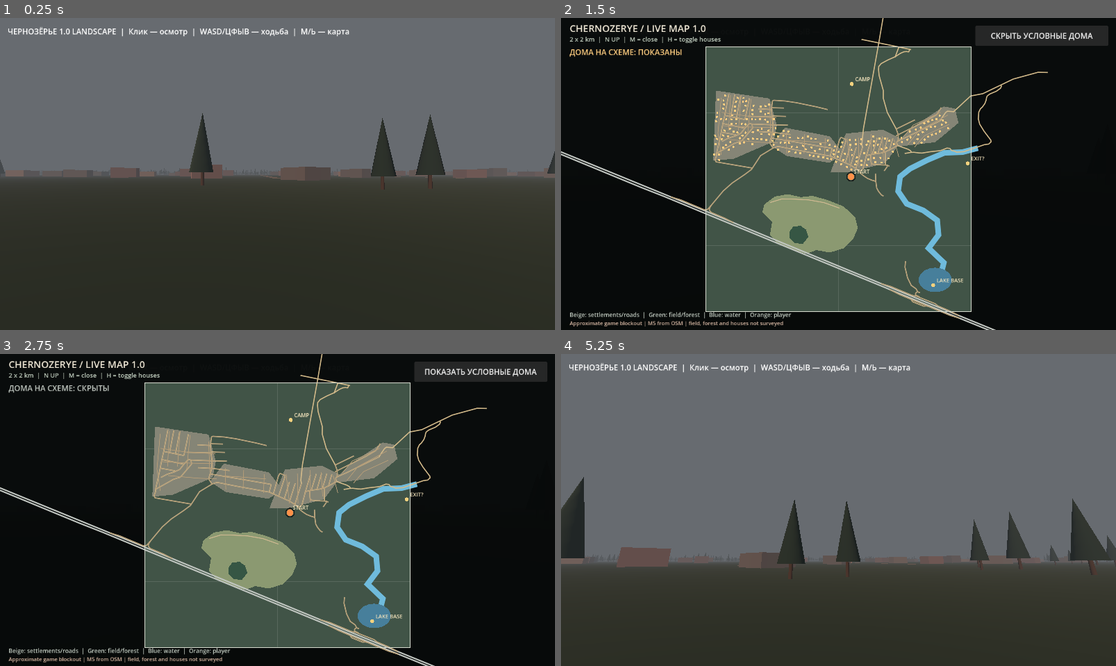
Above: before the commit, frames 1-4 (two rows, left to right).
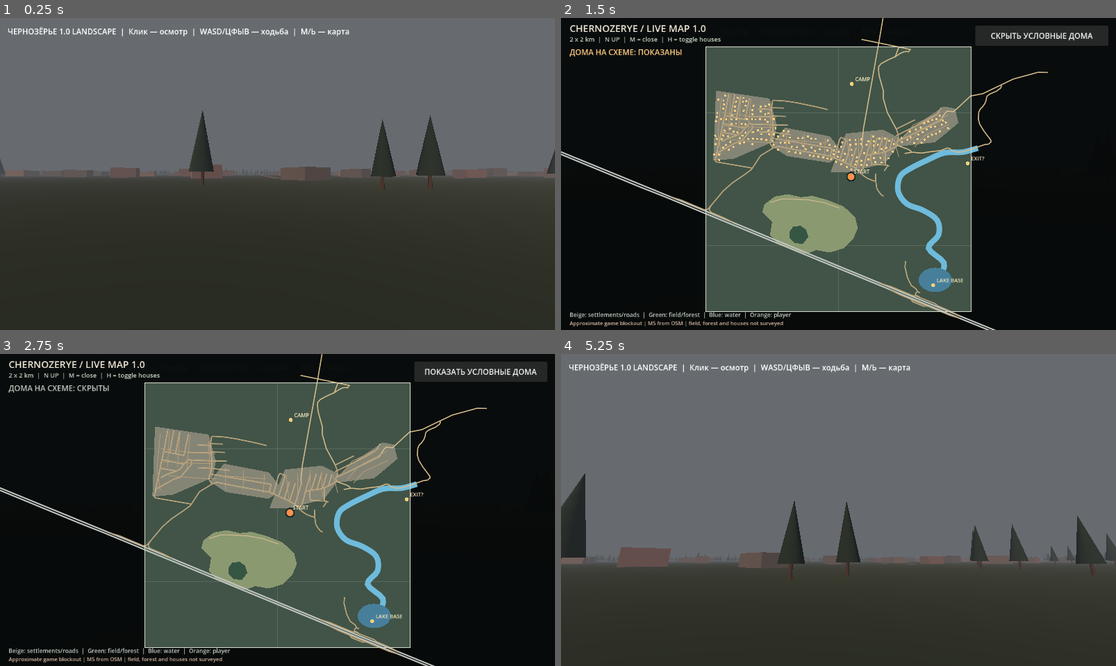
Above: after the commit, the same moments.

Repository: blacklambcult/chernozerye
Game: Godot game, scene res://main.tscn
The game is run twice, just before and just after one commit, with the same random seed, the same clock (stepped at 60 frames per second) and the same inputs.
Inputs (mouse positions are in pixels of both pictures, inside the frame that each line leads up to):
- Up to frame 1 (0.25 s): no input
- Up to frame 2 (1.5 s): tap Enter at 0.5 s; move the mouse to (960, 158) at 0.52 s; hold D 0.53-1.25 s; tap M at 0.6 s; click (960, 158) at 0.67 s; tap Space at 0.77 s; click "ПОКАЗАТЬ УСЛОВНЫЕ ДОМА" at 1.25 s
- Up to frame 3 (2.75 s): click "СКРЫТЬ УСЛОВНЫЕ ДОМА" at 2 s
- Up to frame 4 (5.25 s): tap Space at 2.75, 3.02, 4.25, 4.52 s; move the mouse to (727, 525) at 2.77 s; hold S 2.78-3.53 s; tap Shift at 2.85 s; tap Enter at 3.5 s; move the mouse to (894, 441) at 3.52 s; hold D 3.53-4.28 s; tap H at 3.6 s; move the mouse to (810, 572) at 4.27 s; hold W from 4.28 s (still down); tap M at 4.35 s; click (810, 572) at 4.42 s; move the mouse to (877, 513) at 5.02 s; hold Shift from 5.03 s (still down)

The runs differ from the first frame. In frame 1, 0.1% of the frame differs, in the area x 0-100%, y 29-54%; in frame 2, 0.2%; in frame 3, 0.2%; in frame 4, 0.8%, in the area x 0-100%, y 38-70%.

Commit message:
feat: smoothly interpolated river and asymmetrical lake silhouette

Diff:
--- a/godot/geography_v07.gd
+++ b/godot/geography_v07.gd
@@ -37,6 +37,7 @@
     Vector2(-223, -156), Vector2(-110, -176), Vector2(6, -217)
 ])
 var lake_center := Vector2(730, -760)
+var lake_outline := PackedVector2Array()
 var river_path := PackedVector2Array([
     Vector2(1050, 235), Vector2(935, 205), Vector2(800, 200),
     Vector2(670, 145), Vector2(540, 80), Vector2(465, 20),
@@ -66,6 +67,9 @@
         ])
     ]
 
+    _build_lake_outline()
+    _smooth_river_path()
+
     var data := JSON.parse_string(FileAccess.get_file_as_string(SOURCE))
     if data is Dictionary:
         for feature in data.get("features", []):
@@ -99,7 +103,9 @@
     return false
 
 func _is_water(p: Vector2) -> bool:
-    if p.distance_to(lake_center) < 150.0:
+    if p.x < 340.0:
+        return false
+    if _is_in_poly(p, lake_outline):
         return true
     for i in range(river_path.size() - 1):
         if p.distance_to(Geometry2D.get_closest_point_to_segment(p, river_path[i], river_path[i + 1])) < 21.0:
@@ -197,13 +203,33 @@
 func _draw_river() -> void:
     _draw_strip(river_path, 32.0, Color("#273f46"), 0.045)
 
+func _build_lake_outline() -> void:
+    # An asymmetrical stylized lake. Not a surveyed shoreline.
+    lake_outline.clear()
+    for i in range(64):
+        var theta := float(i) * TAU / 64.0
+        var factor := 1.0 + 0.11 * sin(theta * 3.0 + 0.55) + 0.06 * cos(theta * 5.0 - 0.2)
+        var x := cos(theta) * 124.0 * factor
+        var y := sin(theta) * 96.0 * (factor + 0.07 * sin(theta + 0.5))
+        lake_outline.append(lake_center + Vector2(x, y))
+
+func _smooth_river_path() -> void:
+    # Round off the visual corners between rough river waypoints.
+    if river_path.size() < 3:
+        return
+    var smooth := PackedVector2Array()
+    for i in range(river_path.size() - 1):
+        var a: Vector2 = river_path[i]
+        var b: Vector2 = river_path[i + 1]
+        var previous: Vector2 = river_path[maxi(i - 1, 0)]
+        var following: Vector2 = river_path[mini(i + 2, river_path.size() - 1)]
+        for sample in range(4):
+            smooth.append(a.cubic_interpolate(b, previous, following, float(sample) / 4.0))
+    smooth.append(river_path[river_path.size() - 1])
+    river_path = smooth
+
 func _draw_lake() -> void:
-    var edge := PackedVector2Array()
-    for i in range(40):
-        var theta := float(i) * TAU / 40.0
-        var ripple := 1.0 + 0.08 * sin(theta * 5.0)
-        edge.append(lake_center + Vector2(cos(theta) * 125.0, sin(theta) * 92.0) * ripple)
-    _draw_flat_polygon(edge, Color("#233b42"), 0.052)
+    _draw_flat_polygon(lake_outline, Color("#233b42"), 0.052)
 
 func _add_street_details() -> void:
     # Supplementary streets approximated from the user's marked-up road network.
